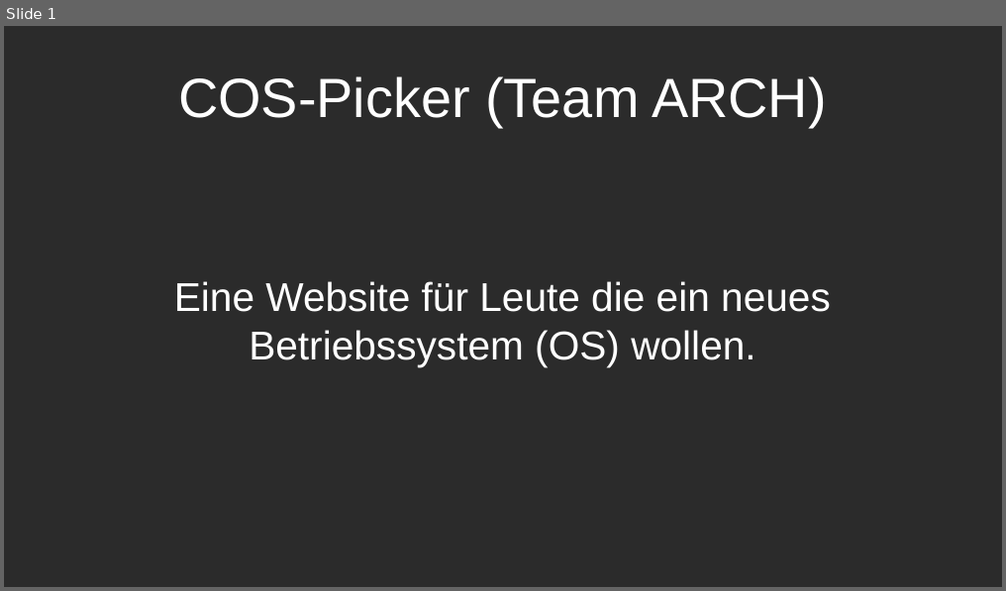
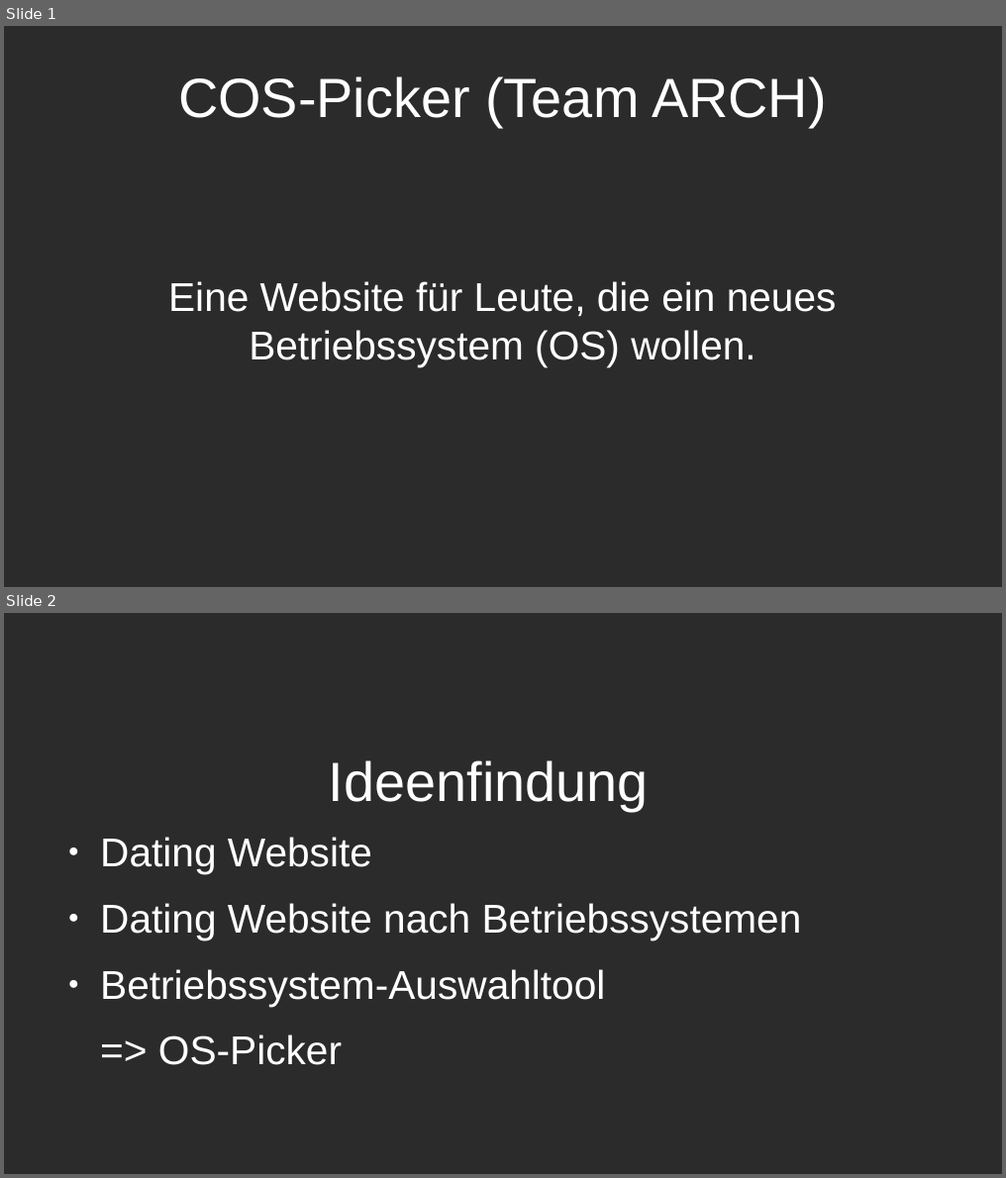
Before and after one commit to Kleefuchs/OS-Picker, a slide deck: Arch.odp. Shown one above the other, each under a label of ours: slide 1 before the commit, slides 1 and 2 after it. The pictures are 1006x591 and 1006x1178 pixels, drawn with LibreOffice and Linux fonts; fonts in the diff are those of the drawing; background and template pictures are left out; a plain dark background stands for a picture behind light text. Boxes give left, top, right and bottom in pixels: in the first picture for what was removed or moved away, otherwise in the second. Text is boxed around its words. In the diff, an @@ line names an element or a change of style, - is before the commit and + after.

```diff
--- a/Arch.odp
+++ b/Arch.odp
@@ slide 2 added at bbox=[4, 613, 1002, 1174], background picture (left out) @@
@@ title added at bbox=[329, 761, 648, 811], 44 pt, text #FFFFFF @@
+Ideenfindung
@@ text added at bbox=[100, 837, 802, 1065], 32 pt, text #FFFFFF @@
+● Dating Website
+● Dating Website nach Betriebssystemen
+● Betriebssystem-Auswahltool
+=> OS-Picker
@@ slide 1 changed as well @@
@@ subtitle at bbox=[168, 281, 837, 368]: text changed @@
-Eine Website für Leute die ein neues Betriebssystem (OS) wollen.
+Eine Website für Leute, die ein neues Betriebssystem (OS) wollen.
```
Also in this commit, not shown: 3 other slides changed, 1 other slide added, 1 slide removed.
